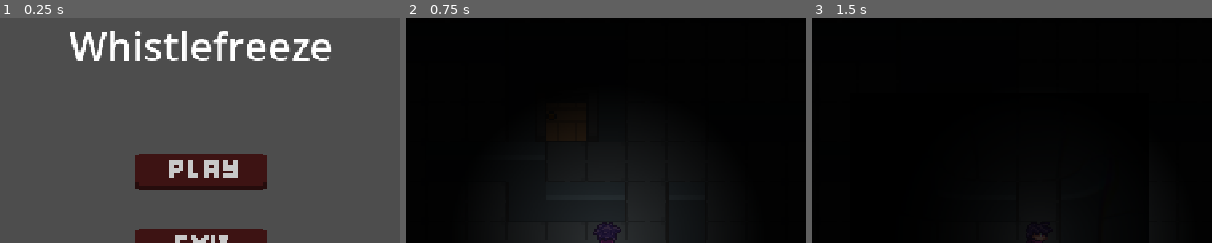
Above: before the commit, frames 1-3 (left to right).
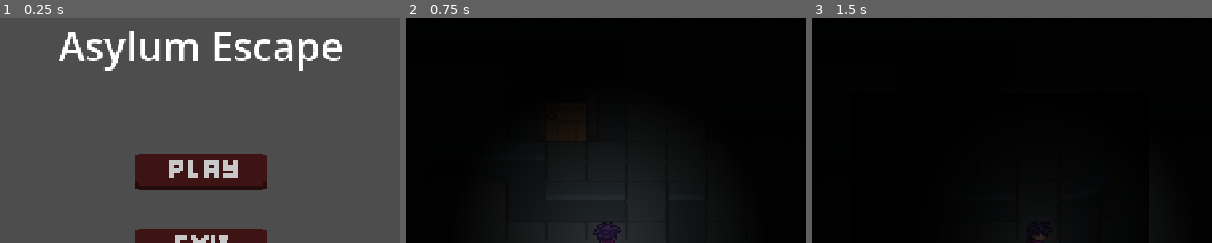
Above: after the commit, the same moments.

Repository: rstricke/Whistlefreeze52
Game: Godot game, scene res://scenes/main_menu.tscn
Two runs of this game, one before a commit and one after it. Both use one fixed random seed, a clock stepped at 60 frames per second and the inputs below.
Inputs (mouse positions are % of the whole screen's width and height, from its top left):
- Up to frame 1 (0.25 s): no input
- Up to frame 2 (0.75 s): click (50, 33) at 0.5 s
- Up to frame 3 (1.5 s): tap F (whistle) at 1.25, 1.35 s; hold D (move_right) from 1.28 s (still down)
The pictures show only the part of the screen within x 25-75%, y 0-50%; the shares and areas given below are measured in that part.

The runs differ from the first frame. In frame 1, 4.6% of the frame differs, in the area x 14-86%, y 5-24%; in frame 2, nothing differs; in frame 3, nothing differs.
Error in both runs: Invalid access to property or key 'max_hp' on a base object of type 'Nil'. (res://scripts/player.gd:34)

Commit message:
game rename

Diff:
--- a/game/scenes/main_menu.tscn
+++ b/game/scenes/main_menu.tscn
@@ -58,6 +58,6 @@
 offset_bottom = 88.0
 grow_horizontal = 2
 theme_override_font_sizes/font_size = 64
-text = "Whistlefreeze"
+text = "Asylum Escape"
 
 [connection signal="pressed" from="PlayButton" to="." method="_on_play_button_pressed"]
Not shown: 1 places in game/scenes/main_menu.tscn that only renumber resources
